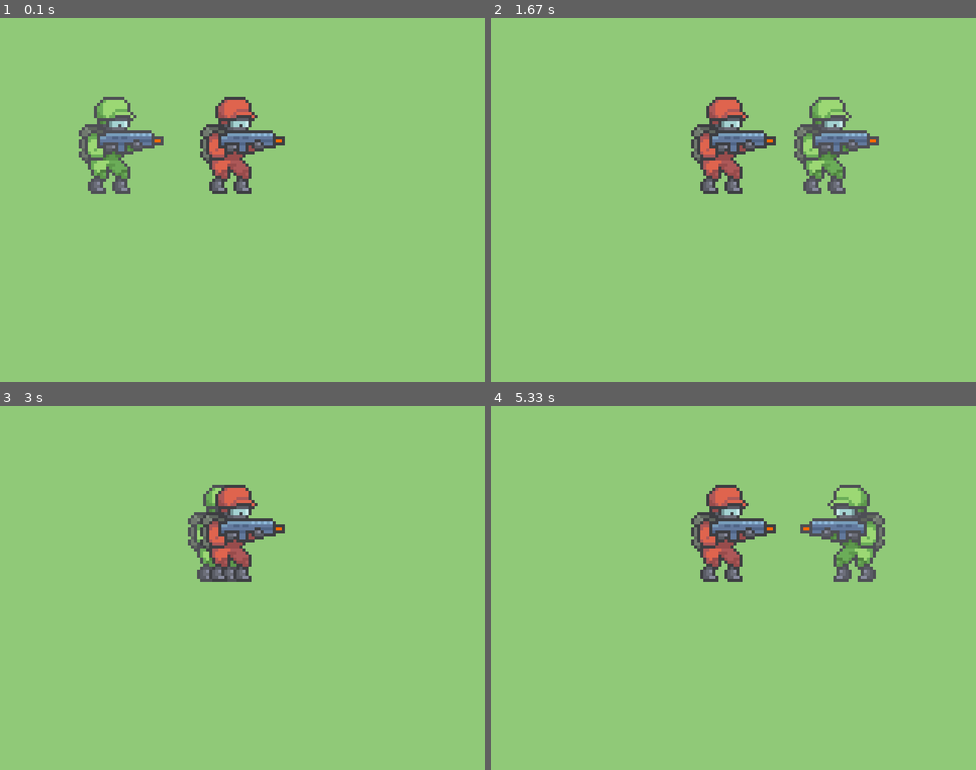
Above: before the commit, frames 1-4 (two rows, left to right).
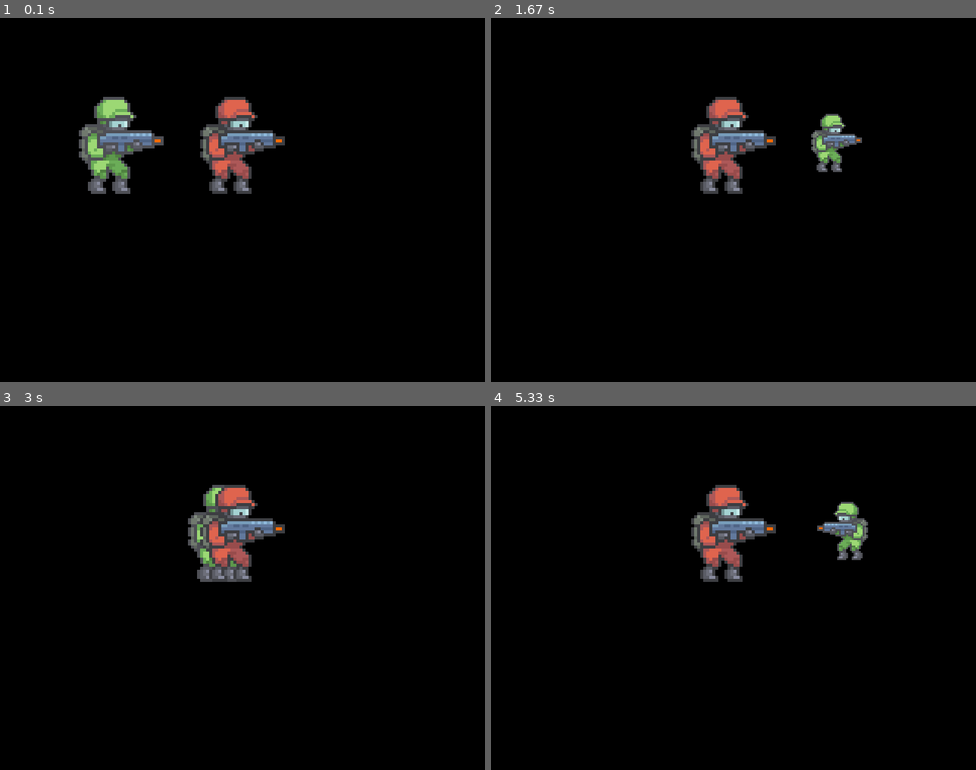
Above: after the commit, the same moments.

Repository: olibark/ALEVEL
Game: pygame game, started from PyGame/PART2/main.py
The game is run twice, just before and just after one commit, with the same random seed, the same clock (stepped at 60 frames per second) and the same inputs.
Inputs:
- Up to frame 1 (0.1 s): no input
- Up to frame 2 (1.67 s): hold Ctrl 0.33-0.8 s; hold D 0.33-0.8 s; hold D 0.83-1.3 s; tap Shift at 0.9, 1.2, 1.4 s; tap Ctrl at 0.98 s; hold D from 1.33 s (still down)
- Up to frame 3 (3 s): tap Shift at 1.7, 1.9, 2.2, 2.47, 2.77, 2.9 s; release D at 1.8 s; hold A 1.83-2.37 s; hold A 2.4-2.8 s; tap Ctrl at 2.55 s; hold D from 2.83 s (still down)
- Up to frame 4 (5.33 s): tap Shift at 3.2, 3.57, 3.87, 4.07, 4.37, 4.57, 4.87, 5.07 s; release D at 3.47 s; hold A 3.5-3.97 s; hold D 4-4.47 s; tap Ctrl at 4.15 s; hold D 4.5-4.97 s; hold A from 5 s (still down)

The runs differ from the first frame. In frame 1, 95% of the frame differs, in the area x 0-100%, y 0-100%; in frame 2, 97%; in frame 3, 97%; in frame 4, 97%.

Commit message:
Finished part 2

Diff:
--- a/PyGame/PART2/init.py
+++ b/PyGame/PART2/init.py
@@ -2,7 +2,7 @@
 import os
 import constants
 
-BACKFROUND = (144, 201, 120)
+BACKFROUND = (0, 0, 0)
 
 def Init():
     pygame.init()
--- a/PyGame/PART2/loop.py
+++ b/PyGame/PART2/loop.py
@@ -1,7 +1,7 @@
 import pygame
 import player as pl
 import init
-import constants
+import constants as c
 
 def main_loop(player, enemy, screen, running):
 
@@ -18,25 +18,33 @@
     for event in pygame.event.get():
 
         if event.type == pygame.QUIT:
-            running = False
+            c.running = False
         if event.type == pygame.KEYDOWN:
 
             if event.key == pygame.K_ESCAPE:
-                running = False
+                c.running = False
             if event.key == pygame.K_a:
                 player.movingLeft = True
             if event.key == pygame.K_d:
                 player.movingRight = True
             if event.key == pygame.K_LSHIFT:
-                player.setScale(3)  # Scale down the player
+                if player.scale == 5:
+                    player.setScale(3)
+                else:
+                    player.setScale(5)
+
             if event.key == pygame.K_LCTRL:
-                player.setScale(7)  # Scale up the player
+                if player.scale == 5:
+                    player.setScale(7)
+                else:
+                    player.setScale(5)
+
 
         if event.type == pygame.KEYUP:
             if event.key == pygame.K_a:
                 player.movingLeft = False
             if event.key == pygame.K_d:
                 player.movingRight = False
-            if event.key == pygame.K_LSHIFT or event.key == pygame.K_LCTRL:
-                player.setScale(5)
+            """if event.key == pygame.K_LSHIFT or event.key == pygame.K_LCTRL:
+                player.setScale(5)"""
     pygame.display.flip()  #update the display
--- a/PyGame/PART2/main.py
+++ b/PyGame/PART2/main.py
@@ -1,5 +1,6 @@
 import pygame
-from constants import running, movingLeft, movingRight, FPS #thought would be cleaner than importing everything
+from constants import FPS
+import constants as CONST #thought would be cleaner than importing everything
 import player as pl
 import init
 import loop
@@ -11,10 +12,9 @@
 player = pl.Player('player', 200, 200, 5, 5)
 enemy = pl.Player('enemy', 400, 200, 5, 5)
 
-while running:
+while CONST.running:
 
     clock.tick(FPS)  # set FPS
-
-    loop.main_loop(player, enemy, screen, running) #main loopaa
+    loop.main_loop(player, enemy, screen, CONST.running) #main loopaa
 
 pygame.quit()
